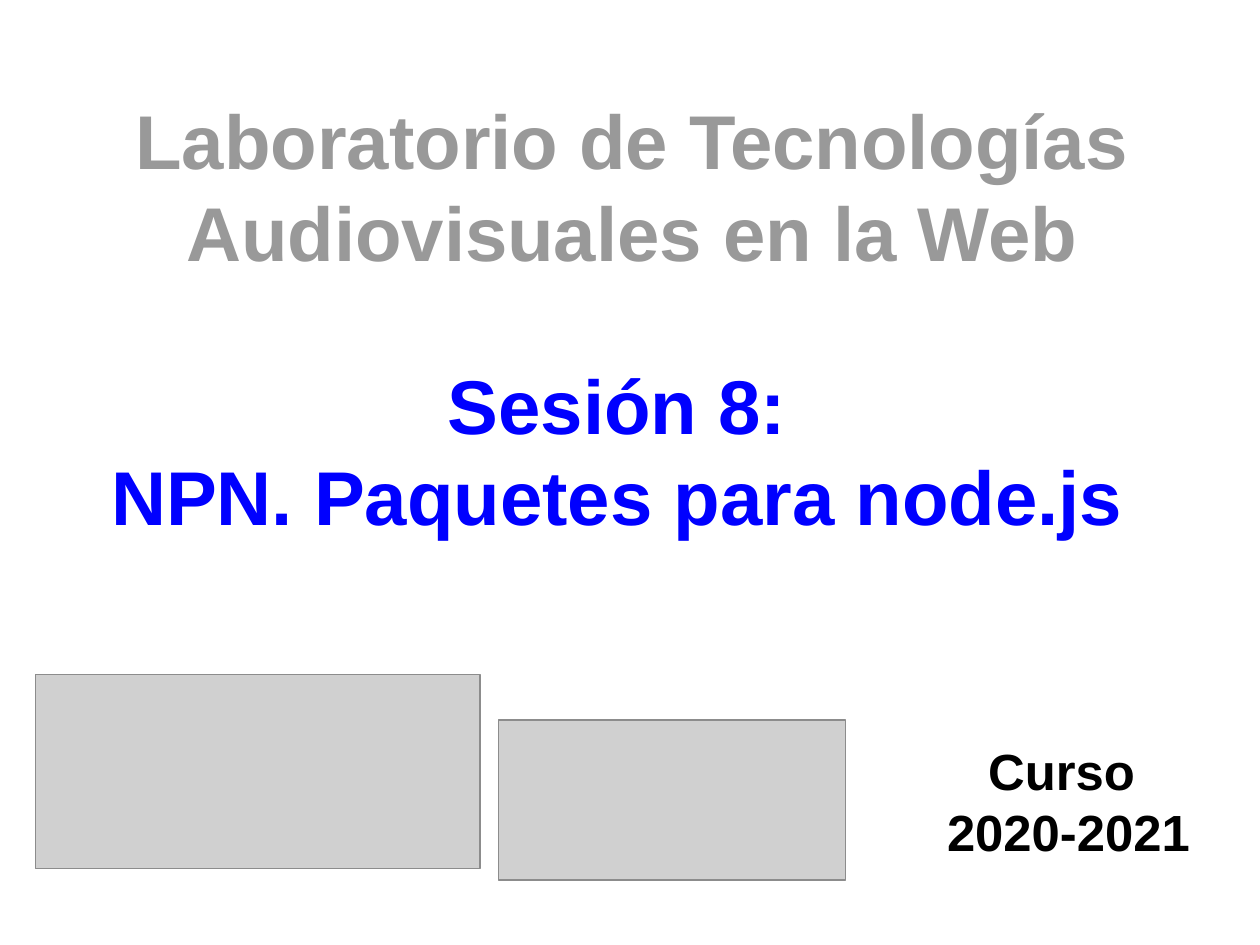
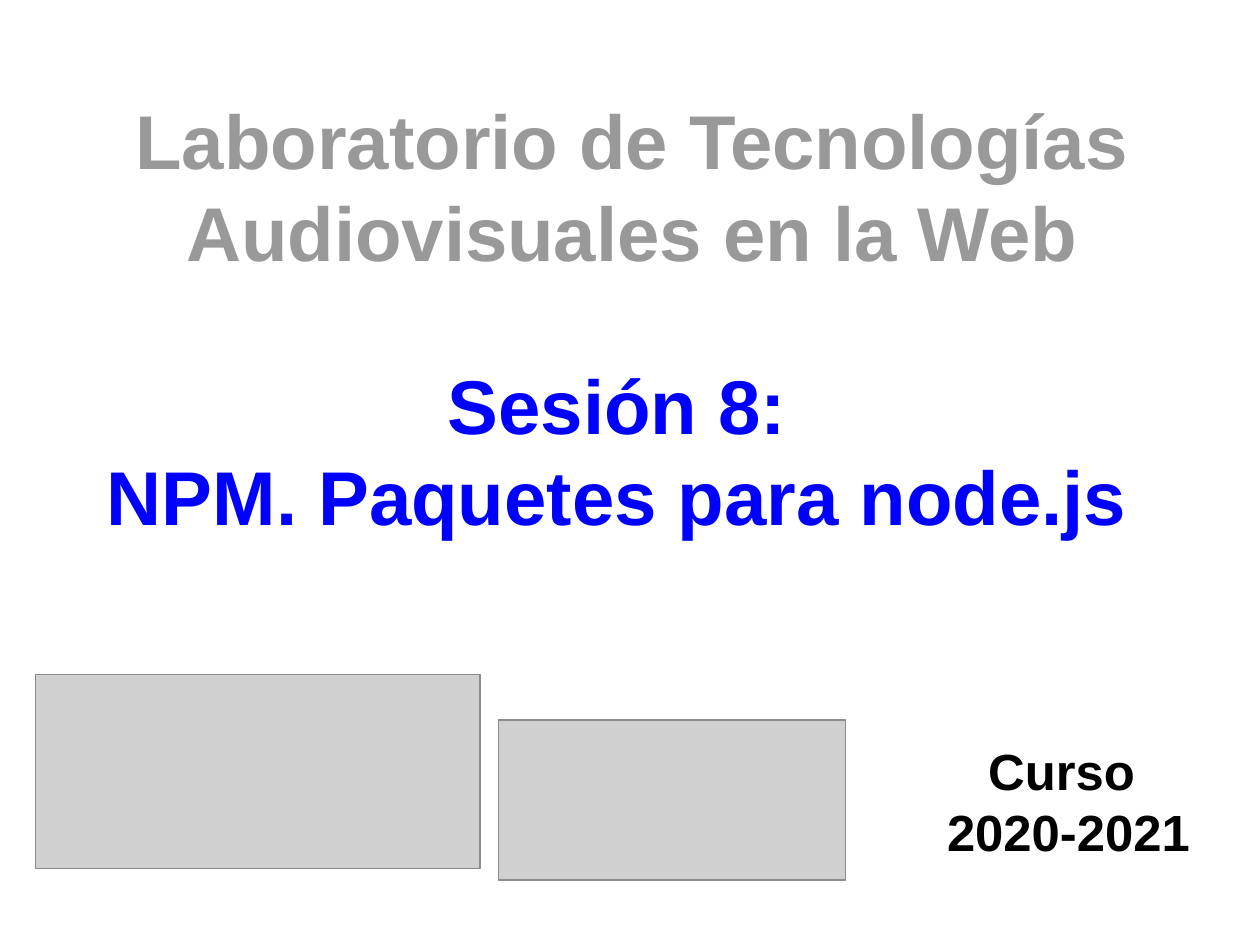
Before and after one commit to myTeachingURJC/2020-2021-LTAW, a slide deck: slide 1 of S08/Portada/Portada.odp. Drawn at 1260x945 pixels with LibreOffice and Linux fonts; fonts in the diff are those of the drawing; grey boxes stand for pictures. Boxes give left, top, right and bottom in pixels: in the first picture for what was removed or moved away, otherwise in the second. Text is boxed around its words. In the diff, an @@ line names an element or a change of style, - is before the commit and + after.

```diff
--- a/S08/Portada/Portada.odp
+++ b/S08/Portada/Portada.odp
@@ title at [107,378,1126,540]: text changed @@
-Sesión 8:
-NPN. Paquetes para node.js
+Sesión 8:
+NPM. Paquetes para node.js
```
Also in this commit, not shown: 1 other file.
